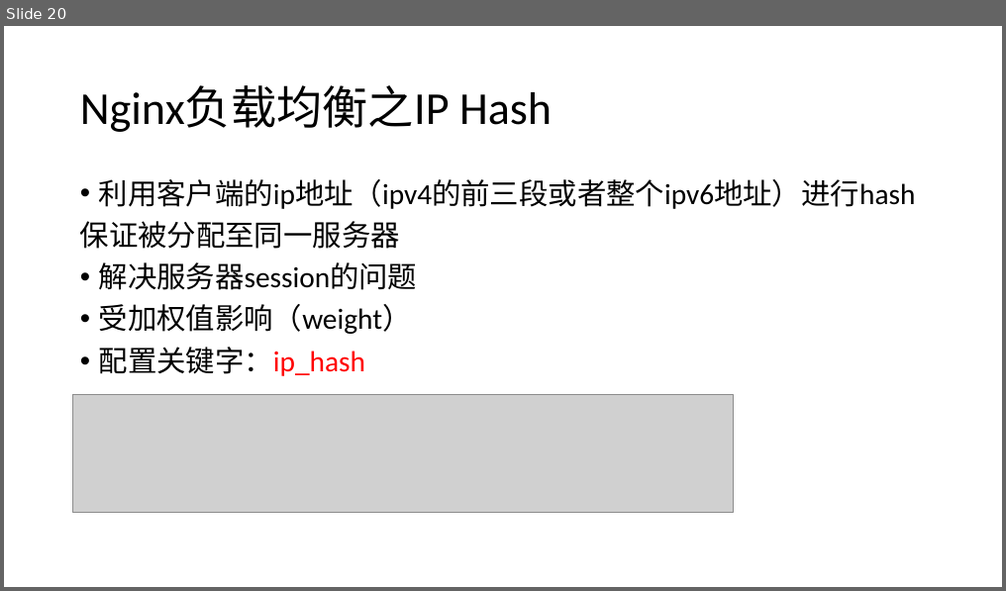
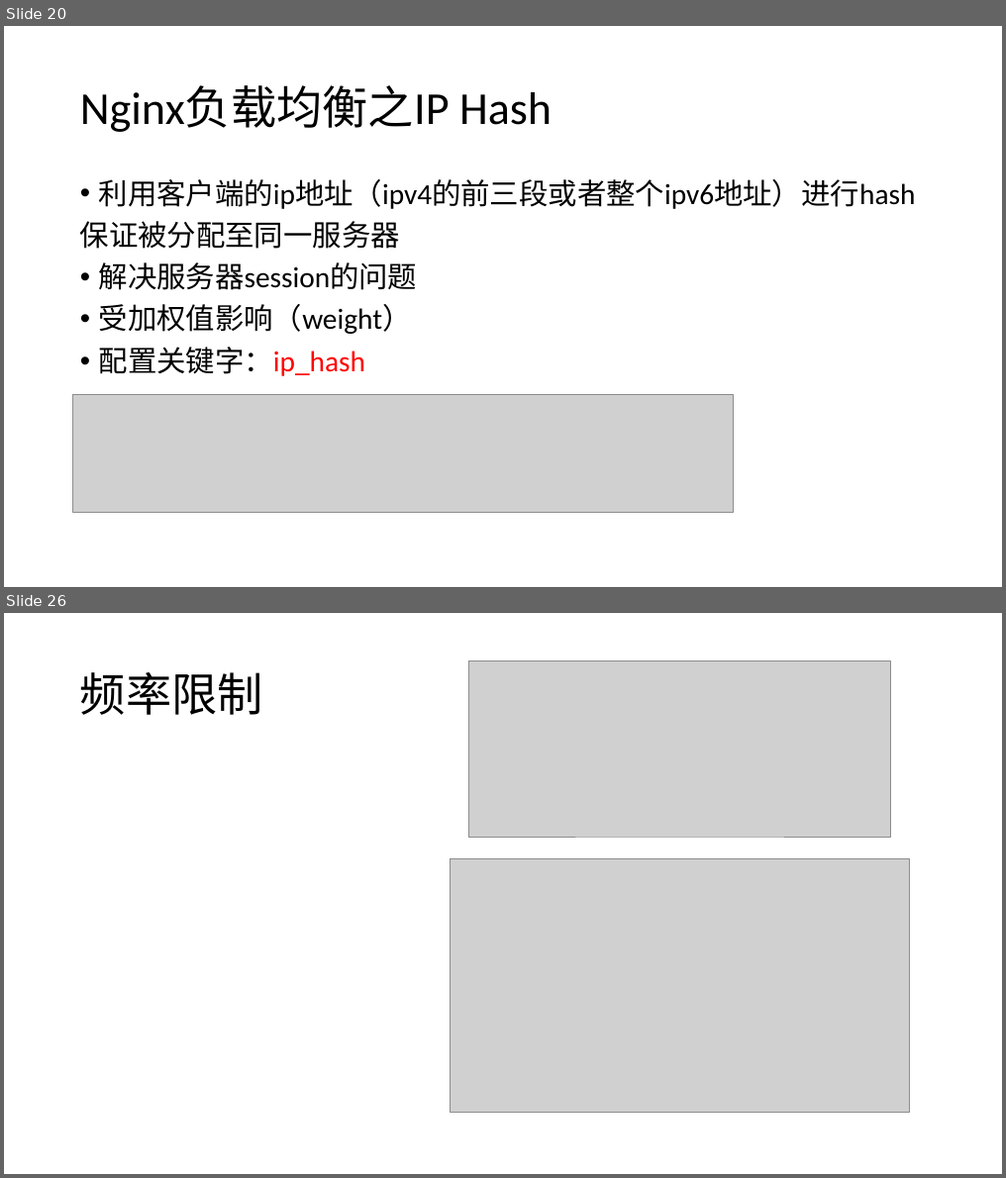
Before and after one commit to bold881/docs, a slide deck: nginx.pptx. Shown one above the other, each under a label of ours: slide 20 before the commit, slides 20 and 26 after it; the slides between them are not shown. The pictures are 1006x591 and 1006x1178 pixels, drawn with LibreOffice and Linux fonts; fonts in the diff are those of the drawing; grey boxes stand for pictures. Boxes give left, top, right and bottom in pixels: in the first picture for what was removed or moved away, otherwise in the second. Text is boxed around its words. In the diff, an @@ line names an element or a change of style, - is before the commit and + after.

```diff
--- a/nginx.pptx
+++ b/nginx.pptx
@@ slide 26 added at (4,613,1002,1174), background #FFFFFF @@
@@ picture added at (469,662,891,837) @@
@@ title added at (80,672,263,715), 44 pt, text #000000 @@
+频率限制
@@ picture added at (450,860,910,1113) @@
```
Also in this commit, not shown: 1 slide changed, 8 other slides added.
